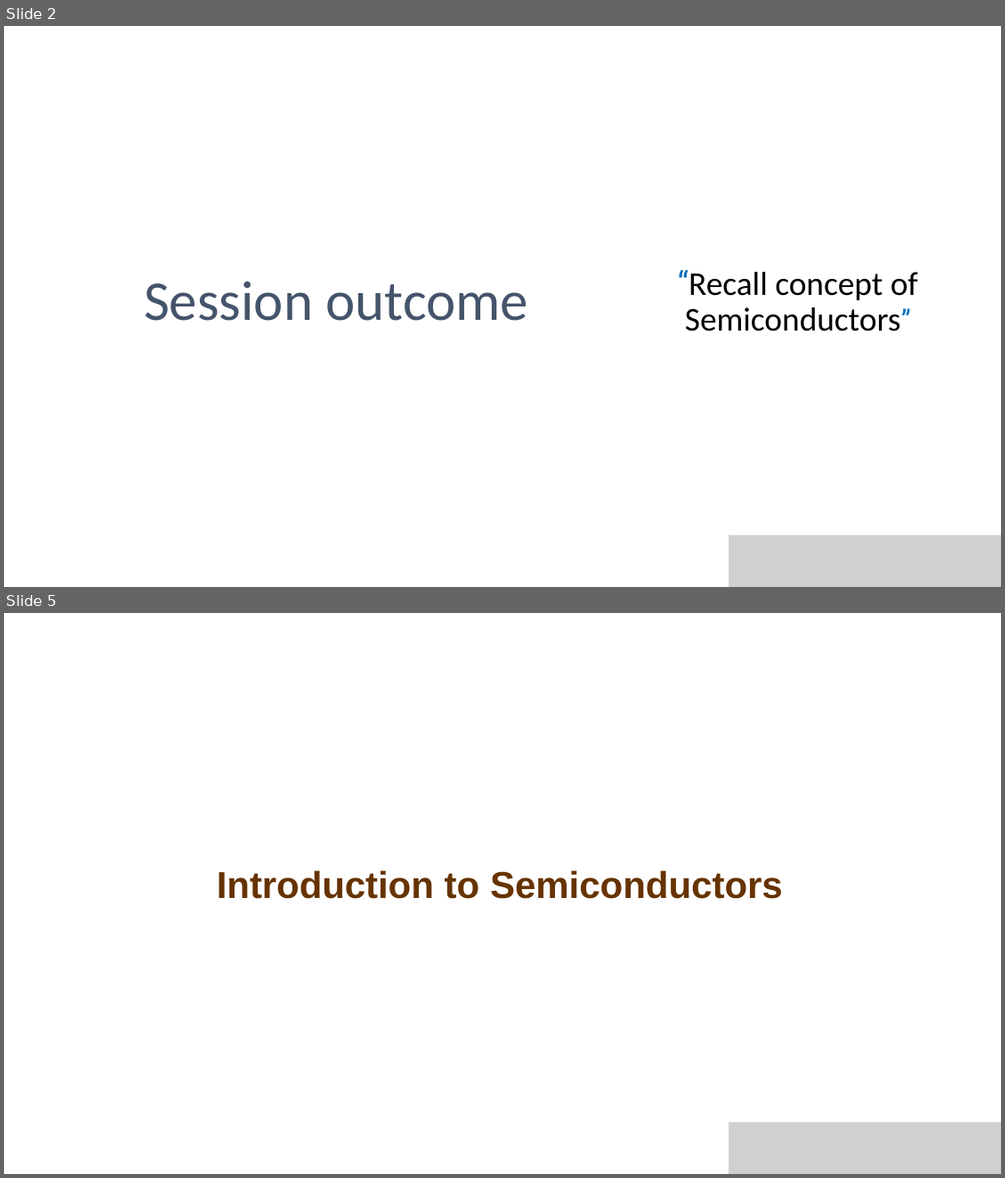
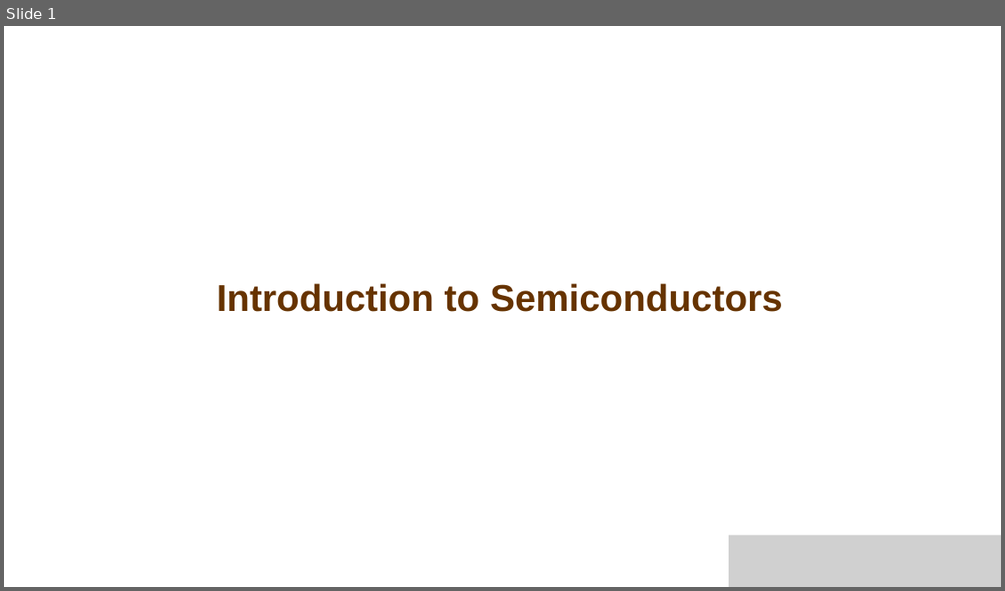
Before and after one commit to viktorexe/Chemistry-Cycle, a slide deck: EES/diode (1).pptx. Shown one above the other, each under a label of ours: slides 2 and 5 before the commit, slide 1 after it; the slides between them are not shown. The pictures are 1005x1178 and 1005x591 pixels, drawn with LibreOffice and Linux fonts; fonts in the diff are those of the drawing; grey boxes stand for pictures. Boxes give left, top, right and bottom in pixels: in the first picture for what was removed or moved away, otherwise in the second. Text is boxed around its words. In the diff, an @@ line names an element or a change of style, - is before the commit and + after.

```diff
--- a/EES/diode (1).pptx
+++ b/EES/diode (1).pptx
@@ slide 2 removed at bbox=[4, 26, 1001, 587], background #FFFFFF @@
@@ title removed at bbox=[144, 281, 527, 321] @@
-Session outcome
@@ subtitle removed at bbox=[678, 270, 918, 331] @@
-“Recall concept of Semiconductors”
@@ picture removed at bbox=[728, 535, 1001, 587] @@
@@ what was slide 5 is now slide 1 @@
```
Also in this commit, not shown: 4 other slides removed.
